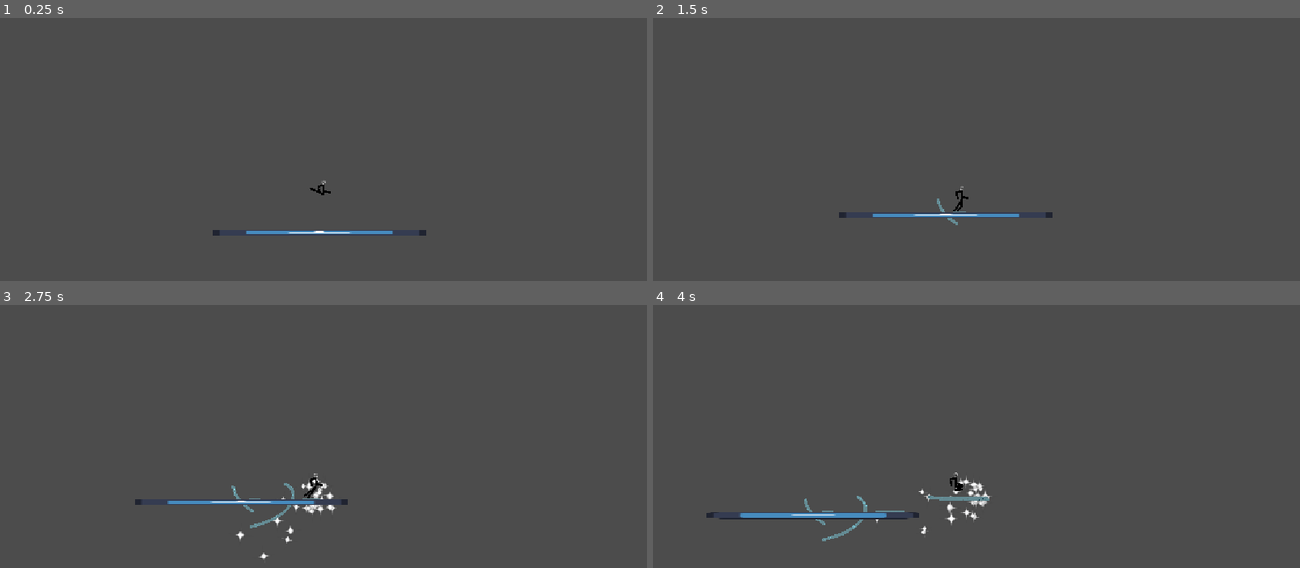
Above: before the commit, frames 1-4 (two rows, left to right).
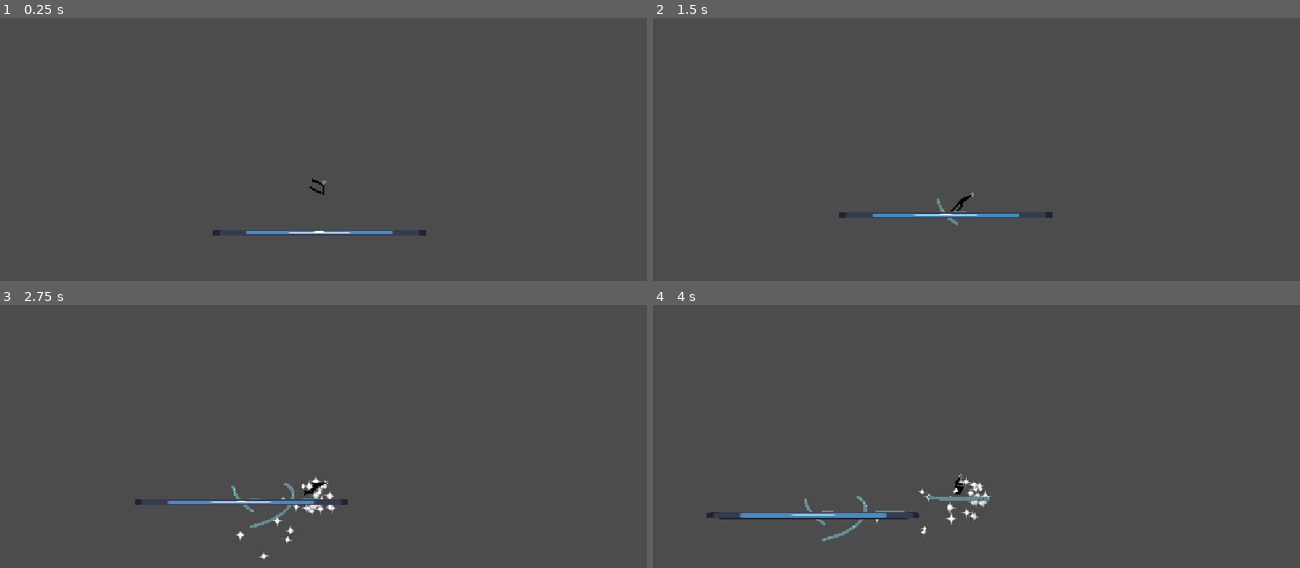
Above: after the commit, the same moments.

Repository: Zepeacedust/snow-game
Game: Godot game, scene res://TestingPlayground.tscn
Two runs of this game, one before a commit and one after it. Both use one fixed random seed, a clock stepped at 60 frames per second and the inputs below. The engine's default icon, where the game draws it, is replaced by a stand-in: a white triangle on a blue panel in a dark square.
Inputs:
- Up to frame 1 (0.25 s): no input
- Up to frame 2 (1.5 s): tap Enter at 0.5 s; hold Shift (bridge) 0.53-1.28 s; hold Right (right) from 0.53 s (still down); tap Space (jump) at 0.77 s; tap Shift (bridge) at 1.35 s
- Up to frame 3 (2.75 s): tap Space (jump) at 1.52 s; release Right (right) at 2.03 s; hold Left (left) from 2.03 s (still down); hold Shift (bridge) from 2.03 s (still down)
- Up to frame 4 (4 s): release Left (left) at 2.78 s; release Shift (bridge) at 2.78 s; hold Right (right) from 2.78 s (still down); tap Shift (bridge) at 2.85 s; tap Space (jump) at 3.02, 3.77 s; hold Shift (bridge) from 3.53 s (still down)

The runs differ from the first frame. In frame 1, less than 0.1% of the frame differs, in the area x 47-52%, y 60-68%; in frame 2, less than 0.1%; in frame 3, less than 0.1%, in the area x 47-51%, y 64-74%; in frame 4, less than 0.1%.

Commit message:
Kinematics mostly working

Diff:
--- a/kinematics_target_selector.gd
+++ b/kinematics_target_selector.gd
@@ -8,6 +8,13 @@
 @onready var hand2 = $Hand2Target
 @onready var leg1 = $Leg1Target
 @onready var leg2 = $Leg2Target
+
+
+@export var leg1_kinematics : PlayerKinematics
+@export var leg2_kinematics : PlayerKinematics
+@export var hand1_kinematics : PlayerKinematics
+@export var hand2_kinematics : PlayerKinematics
+
 
 var leg1_dest : Vector2
 var leg2_dest : Vector2
@@ -34,6 +41,7 @@
 	var move_start : Vector2 = Vector2(0,0)
 	var move_height : float = 0
 
+	var kinematics : PlayerKinematics
 
 	func set_destination(where : Vector2):
 		var redirect =  (where - destination).length() < 50
@@ -46,62 +54,33 @@
 		if not redirect:
 			move_elapsed = 0
 			move_start = destination
-		move_duration = change.length() / 500
+		move_duration = change.length() / 600
 		if move_duration == 0:
 			move_duration = 0.01
 		move_height = change.length()
-		print_debug(move_duration)
 		destination = where
 
 
 	func move_complete() -> bool:
 		return (leg_controller.global_position - destination).length() < 5
 
-	func _init(_leg_controller:Marker2D, _default : Vector2, _parent : PlayerMovement) -> void:
+	func _init(_leg_controller:Marker2D, _default : Vector2, _parent : PlayerMovement, _kinematics : PlayerKinematics) -> void:
 		leg_controller = _leg_controller
 		default = _default
 		parent = _parent
-
+		kinematics = _kinematics
 	func get_scanline() -> Vector2:
-		var dir = parent.velocity
-		#if state == LegState.AIRBORNE:
-		dir += Vector2(0,980) # simulate gravity-ish to place foot where you would land
-		if other.state == LegState.AIRBORNE and state != LegState.AIRBORNE:
-			# If only one leg is airborne then the player is probably on a cliff
-			# TODO: find edge properly, in the meantime just go directly down
-			return Vector2(0,1000)
-
-		if other.state == LegState.GROUNDED:
-			if relative_direction().x * dir.x >  other.relative_direction().x * dir.x:
-				# if this is the leading foot and it needs to readjust, go down
-				dir = Vector2(0, 1)
-			elif relative_direction().x * dir.x >= 0:
-				# if this is the trailing foot and it is in front of the player, try to mirror the leading foot
-				dir = other.relative_direction()
-				dir.x = -dir.x
-			elif other.relative_direction().x * dir.x >=0:
-				# if this is the trailing foot and the other foot is behind the player, move ahead
-				# if this is the trailing foot and it is behind the player, put it down and forwards
-				dir += Vector2(sign(dir.x) * 200,0)
-			#else:
-				# if this is the trailing foot and the other foot is in front of the player, go to below the player
-			#	dir = Vector2(0,1)
-			#var leg = other.destination - parent.global_position
-			#var angle = dir.angle_to(leg)
-			#dir = dir.rotated(-0.3*angle)
-		return dir.normalized() * 150
+		return Vector2(0,100)
 
 	func need_retarget() -> bool:
 		if state == LegState.AIRBORNE:
 			return true
-		if (destination - parent.global_position).length() > 110:
-			print_debug("leg too long, retargetting")
+		if (destination - parent.global_position).length() > 90:
 			return true
 		 #retarget if both targets are on the same side of velocity
 		if sign((parent.velocity + Vector2(0,500)).angle_to(relative_direction())) == sign((parent.velocity + Vector2(0,980)).angle_to(other.relative_direction())):
 			instability += 1
 			if instability > 30:
-				print_debug("Unstable, retargetting")
 				instability = 0
 				return move_complete()
 		else:
@@ -117,20 +96,25 @@
 		var space_state = parent.get_world_2d().direct_space_state
 
 		var scanline = get_scanline()
-		var query = PhysicsRayQueryParameters2D.create(parent.global_position, parent.global_position + scanline)
+		var start_point = parent.global_position + 0.3 * Vector2(parent.velocity.x, 0)
+		start_point.x += other.relative_direction().x
+		var query = PhysicsRayQueryParameters2D.create(start_point, start_point + scanline)
 		query.exclude = [parent]
 		var result = space_state.intersect_ray(query)
 		if result:
 			state = LegState.GROUNDED
 			set_destination(result.position)
-			print_debug("Found ground at ", destination)
 		else:
-			print_debug("No ground found");
 			state = LegState.AIRBORNE
 			set_destination(parent.global_position + default)
 
 	func tick(delta : float) -> void:
 		retarget()
+		if parent.velocity.x > 0:
+			kinematics.midpointPreference = kinematics.MidPointPreference.COUNTERCLOCKWISE
+		elif parent.velocity.x < 0:
+			kinematics.midpointPreference = kinematics.MidPointPreference.CLOCKWISE
+
 		if not move_complete():
 			move_elapsed += delta
 			var move_fraction = clamp(move_elapsed/move_duration,0,1)
@@ -139,8 +123,8 @@
 var leg1_director : LegDirector
 var leg2_director : LegDirector
 func _ready():
-	leg1_director = LegDirector.new(leg1, Vector2(10,20), player)
-	leg2_director = LegDirector.new(leg2, Vector2(0,20), player)
+	leg1_director = LegDirector.new(leg1, Vector2(10,20), player, leg1_kinematics)
+	leg2_director = LegDirector.new(leg2, Vector2(0,20), player, leg2_kinematics)
 	leg1_director.other = leg2_director
 	leg2_director.other = leg1_director
 
@@ -148,3 +132,25 @@
 func _process(delta: float) -> void:
 	leg1_director.tick(delta)
 	leg2_director.tick(delta)
+	if player.velocity.x > 0:
+		hand1_kinematics.midpointPreference = hand1_kinematics.MidPointPreference.CLOCKWISE
+		hand2_kinematics.midpointPreference = hand2_kinematics.MidPointPreference.CLOCKWISE
+	elif player.velocity.x < 0:
+		hand1_kinematics.midpointPreference = hand1_kinematics.MidPointPreference.COUNTERCLOCKWISE
+		hand2_kinematics.midpointPreference = hand2_kinematics.MidPointPreference.COUNTERCLOCKWISE
+	hand1.position = leg1.position  + Vector2(sign(player.velocity.x) * 20,-40)
+	hand2.position = leg2.position  +Vector2(sign(player.velocity.x) * 20,-40)
+	hand2.position.x *= 1.2
+	hip.rotation = move_toward(hip.rotation, sqrt(player.velocity.length())/40 * sign(player.velocity.x), delta)
+	if player.bridge_attatched:
+		hip.rotation = player.determine_foot_loc().angle() - PI/2
+
+		leg1.position = Vector2(00,40).rotated(hip.rotation)
+		leg2.position = Vector2(20,40).rotated(hip.rotation)
+
+		leg1_director.destination = leg1.global_position
+		leg2_director.destination = leg2.global_position
+
+		hand1.position = Vector2(30,-10).rotated(hip.rotation)
+		hand2.position = Vector2(30,-15).rotated(hip.rotation)
+		hip.rotation += clamp(sqrt(player.velocity.length())/40, 0, PI/3)
--- a/player.tscn
+++ b/player.tscn
@@ -151,22 +151,22 @@
 
 [node name="FootLine1" parent="Node2D" unique_id=1733513277 node_paths=PackedStringArray("things") instance=ExtResource("3_hqtel")]
 position = Vector2(2, -4)
-points = PackedVector2Array(-2, 4, -2, 4, 17.052582, 36.878544, -11.505377, 61.9473)
+points = PackedVector2Array(-2, 4, -2, 4, 18.145773, 36.220295, -19.742563, 39.131203)
 things = [NodePath("../../PlayerSkeleton/Hip"), NodePath("../../PlayerSkeleton/Hip/Leg1"), NodePath("../../PlayerSkeleton/Hip/Leg1/Foot1"), NodePath("../../PlayerSkeleton/Hip/Leg1/Foot1/Bone2D")]
 
 [node name="FootLine2" parent="Node2D" unique_id=726706231 node_paths=PackedStringArray("things") instance=ExtResource("3_hqtel")]
 position = Vector2(0, 6)
-points = PackedVector2Array(0, -6, 0, -6, 29.711332, 17.690426, 21.533337, 54.79999)
+points = PackedVector2Array(0, -6, 0, -6, 37.95822, -4.2197485, 19.25641, 28.859516)
 things = [NodePath("../../PlayerSkeleton/Hip"), NodePath("../../PlayerSkeleton/Hip/Leg2"), NodePath("../../PlayerSkeleton/Hip/Leg2/Foot2"), NodePath("../../PlayerSkeleton/Hip/Leg2/Foot2/Bone2D")]
 
 [node name="Hand1Line" parent="Node2D" unique_id=544836181 node_paths=PackedStringArray("things") instance=ExtResource("3_hqtel")]
 position = Vector2(8, -33)
-points = PackedVector2Array(-7.6329317, -16.998653, -7.6329317, -16.998653, 5.286827, 12.2772255, 29.857899, 32.77746)
+points = PackedVector2Array(-7.6329317, -16.998653, -7.6329317, -16.998653, -6.527486, 14.982203, 23.940355, 24.765232)
 things = [NodePath("../../PlayerSkeleton/Hip/Chest"), NodePath("../../PlayerSkeleton/Hip/Chest/Arm1"), NodePath("../../PlayerSkeleton/Hip/Chest/Arm1/Hand1"), NodePath("../../PlayerSkeleton/Hip/Chest/Arm1/Hand1/Bone2D")]
 
 [node name="Hand2Line" parent="Node2D" unique_id=1400154858 node_paths=PackedStringArray("things") instance=ExtResource("3_hqtel")]
 position = Vector2(-1.142334, -37.486237)
-points = PackedVector2Array(1.5094025, -12.512417, 1.5094025, -12.512417, -24.26549, 6.452099, -23.81451, 38.448887)
+points = PackedVector2Array(1.5094025, -12.512417, 1.5094025, -12.512417, -28.069105, -0.3013649, -19.908474, 30.640549)
 things = [NodePath("../../PlayerSkeleton/Hip/Chest"), NodePath("../../PlayerSkeleton/Hip/Chest/Arm2"), NodePath("../../PlayerSkeleton/Hip/Chest/Arm2/Hand2"), NodePath("../../PlayerSkeleton/Hip/Chest/Arm2/Hand2/Bone2D")]
 
 [node name="PlayerSkeleton" type="Skeleton2D" parent="." unique_id=844598190]
@@ -180,17 +180,16 @@
 rest = Transform2D(1, 0, 0, 1, 0, -40)
 
 [node name="Arm1" type="Bone2D" parent="PlayerSkeleton/Hip/Chest" unique_id=2103436021 node_paths=PackedStringArray("kinematicChain", "kinematicTarget")]
-rotation = -1.9937422
+rotation = -1.6126899
 scale = Vector2(0.9999986, 0.9999986)
 rest = Transform2D(1, 0, 0, 1, 0, 0)
 script = ExtResource("4_sweqy")
 kinematicChain = [NodePath("."), NodePath("Hand1"), NodePath("Hand1/Bone2D")]
 kinematicTarget = NodePath("../../../../KinematicsTargetSelector/Hand1Target")
-midpointPreference = null
 
 [node name="Hand1" type="Bone2D" parent="PlayerSkeleton/Hip/Chest/Arm1" unique_id=1812180619]
 position = Vector2(-32, 0)
-rotation = -0.45986924
+rotation = -1.2255496
 scale = Vector2(0.99999994, 0.99999994)
 rest = Transform2D(1, 0, 0, 1, -27, 0)
 auto_calculate_length_and_angle = false
@@ -200,21 +199,20 @@
 [node name="Bone2D" type="Bone2D" parent="PlayerSkeleton/Hip/Chest/Arm1/Hand1" unique_id=1528585176]
 position = Vector2(-32, 0)
 rotation = 0.24614133
-scale = Vector2(0.99999976, 0.99999976)
+scale = Vector2(0.9999997, 0.9999997)
 rest = Transform2D(1, 0, 0, 1, -27, 0)
 
 [node name="Arm2" type="Bone2D" parent="PlayerSkeleton/Hip/Chest" unique_id=1421831911 node_paths=PackedStringArray("kinematicChain", "kinematicTarget")]
-rotation = 2.4999166
+rotation = 2.7427292
 scale = Vector2(0.999999, 0.999999)
 rest = Transform2D(1, 0, 0, 1, 0, 0)
 script = ExtResource("4_sweqy")
 kinematicChain = [NodePath("."), NodePath("Hand2"), NodePath("Hand2/Bone2D")]
 kinematicTarget = NodePath("../../../../KinematicsTargetSelector/Hand2Target")
-midpointPreference = null
 
 [node name="Hand2" type="Bone2D" parent="PlayerSkeleton/Hip/Chest/Arm2" unique_id=1255334076]
 position = Vector2(32, 0)
-rotation = -0.95055526
+rotation = -1.4371426
 rest = Transform2D(1, 0, 0, 1, 27, 0)
 auto_calculate_length_and_angle = false
 length = 24.974
@@ -238,8 +236,8 @@
 texture = ExtResource("4_hqtel")
 
 [node name="Leg1" type="Bone2D" parent="PlayerSkeleton/Hip" unique_id=160619084 node_paths=PackedStringArray("kinematicChain", "kinematicTarget")]
-rotation = -0.53253883
-scale = Vector2(0.9999998, 0.9999998)
+rotation = -0.5661213
+scale = Vector2(0.99999976, 0.99999976)
 rest = Transform2D(1, 0, 0, 1, 0, 0)
 script = ExtResource("4_sweqy")
 kinematicChain = [NodePath("."), NodePath("Foot1"), NodePath("Foot1/Bone2D")]
@@ -248,7 +246,7 @@
 
 [node name="Foot1" type="Bone2D" parent="PlayerSkeleton/Hip/Leg1" unique_id=1816790627]
 position = Vector2(0, 38)
-rotation = 1.3755686
+rotation = 2.0528982
 rest = Transform2D(1, 0, 0, 1, 0, 30)
 auto_calculate_length_and_angle = false
 length = 25.561
@@ -259,8 +257,8 @@
 rest = Transform2D(1, 0, 0, 1, 0, 30)
 
 [node name="Leg2" type="Bone2D" parent="PlayerSkeleton/Hip" unique_id=2071180794 node_paths=PackedStringArray("kinematicChain", "kinematicTarget")]
-rotation = -0.9050128
-scale = Vector2(0.9999998, 0.9999998)
+rotation = -1.5312718
+scale = Vector2(0.9999985, 0.9999985)
 rest = Transform2D(1, 0, 0, 1, 0, 0)
 script = ExtResource("4_sweqy")
 kinematicChain = [NodePath("."), NodePath("Foot2"), NodePath("Foot2/Bone2D")]
@@ -269,23 +267,27 @@
 
 [node name="Foot2" type="Bone2D" parent="PlayerSkeleton/Hip/Leg2" unique_id=1958200003]
 position = Vector2(0, 38)
-rotation = 1.1145787
+rotation = 2.0384924
 scale = Vector2(0.99999994, 0.99999994)
 rest = Transform2D(1, 0, 0, 1, 0, 30)
 
 [node name="Bone2D" type="Bone2D" parent="PlayerSkeleton/Hip/Leg2/Foot2" unique_id=1842496190]
 position = Vector2(0, 38)
 rotation = -0.12080071
-scale = Vector2(0.9999998, 0.9999998)
+scale = Vector2(0.99999976, 0.99999976)
 rest = Transform2D(1, 0, 0, 1, 0, 30)
 
 [node name="AnimationPlayer" type="AnimationPlayer" parent="." unique_id=885558795]
 libraries/ = SubResource("AnimationLibrary_sweqy")
 
-[node name="KinematicsTargetSelector" type="Node2D" parent="." unique_id=1868938176 node_paths=PackedStringArray("hip", "player")]
+[node name="KinematicsTargetSelector" type="Node2D" parent="." unique_id=1868938176 node_paths=PackedStringArray("hip", "player", "leg1_kinematics", "leg2_kinematics", "hand1_kinematics", "hand2_kinematics")]
 script = ExtResource("6_2hs0m")
 hip = NodePath("../PlayerSkeleton/Hip")
 player = NodePath("..")
+leg1_kinematics = NodePath("../PlayerSkeleton/Hip/Leg1")
+leg2_kinematics = NodePath("../PlayerSkeleton/Hip/Leg2")
+hand1_kinematics = NodePath("../PlayerSkeleton/Hip/Chest/Arm1")
+hand2_kinematics = NodePath("../PlayerSkeleton/Hip/Chest/Arm2")
 
 [node name="Hand1Target" type="Marker2D" parent="KinematicsTargetSelector" unique_id=366929813]
 position = Vector2(31.940407, -8.234709)
--- a/scripts/player_kinematics.gd
+++ b/scripts/player_kinematics.gd
@@ -1,4 +1,5 @@
 @tool
+class_name PlayerKinematics
 extends Node2D
 
 @export var kinematicChain : Array[Bone2D]
